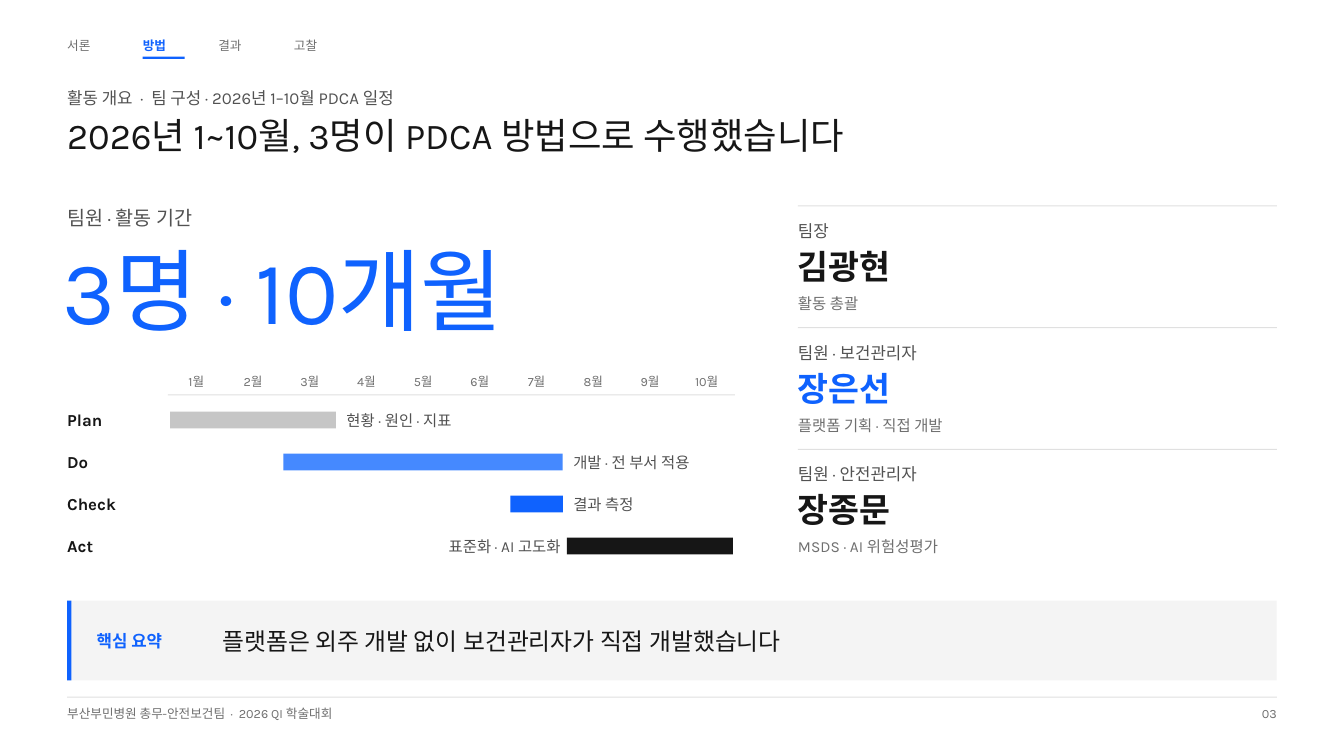
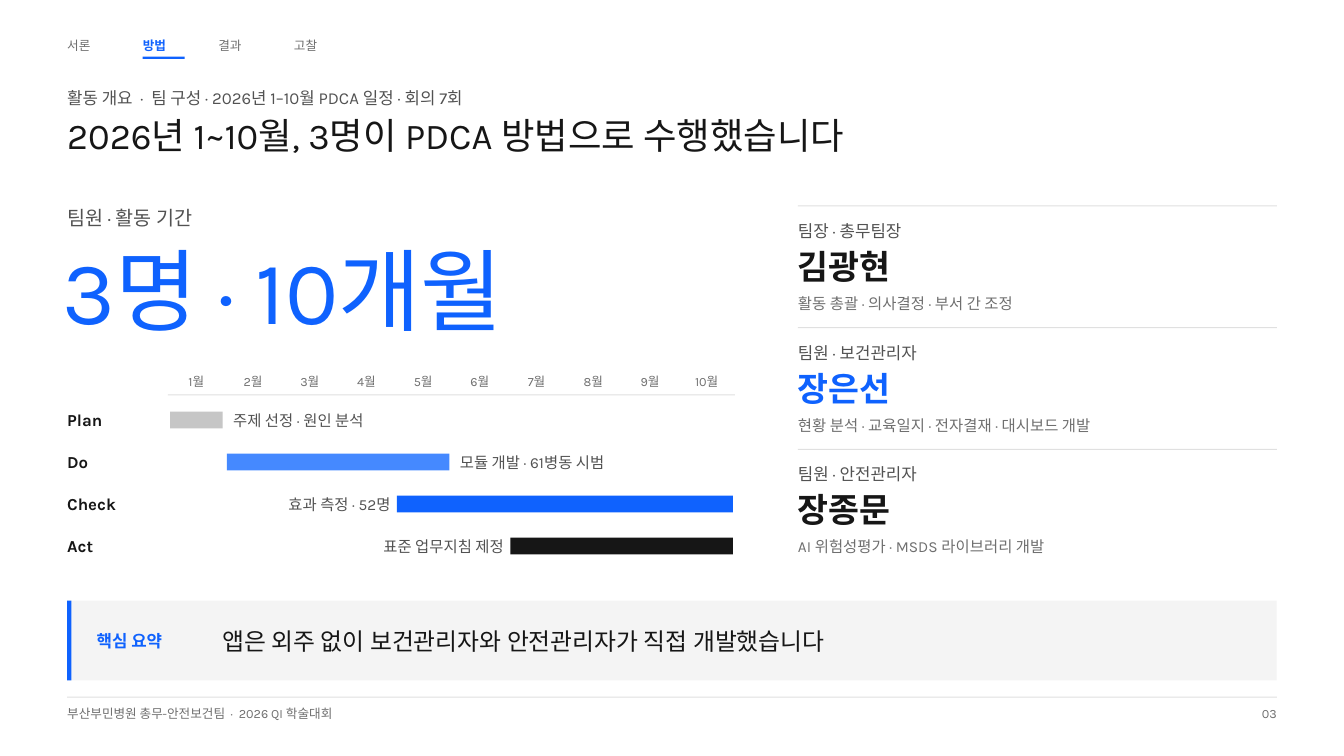
Before and after one commit to buminhealth/health, a slide deck: slide 3 of docs/QI_학술대회_발표_B.pptx. Drawn at 1344x756 pixels with LibreOffice and Linux fonts; fonts in the diff are those of the drawing. Boxes give left, top, right and bottom in pixels: in the first picture for what was removed or moved away, otherwise in the second. Text is boxed around its words. In the diff, an @@ line names an element or a change of style, - is before the commit and + after.

```diff
--- a/docs/QI_학술대회_발표_B.pptx
+++ b/docs/QI_학술대회_발표_B.pptx
@@ text at (x1=67, y1=90, x2=462, y2=106): text changed @@
-활동 개요 · 팀 구성 · 2026년 1–10월 PDCA 일정
+활동 개요 · 팀 구성 · 2026년 1–10월 PDCA 일정 · 회의 7회
@@ text at (x1=798, y1=223, x2=902, y2=239): text changed @@
-팀장
+팀장 · 총무팀장
@@ text at (x1=798, y1=296, x2=1012, y2=310): text changed @@
-활동 총괄
+활동 총괄 · 의사결정 · 부서 간 조정
@@ rectangle resized from (x1=170, y1=411, x2=337, y2=429) to (x1=170, y1=411, x2=223, y2=429) @@
@@ text at (x1=233, y1=413, x2=363, y2=427): text changed @@
-현황 · 원인 · 지표
+주제 선정 · 원인 분석
@@ text at (x1=798, y1=418, x2=1090, y2=432): text changed @@
-플랫폼 기획 · 직접 개발
+현황 분석 · 교육일지 · 전자결재 · 대시보드 개발
@@ rectangle resized from (x1=283, y1=454, x2=563, y2=471) to (x1=227, y1=454, x2=450, y2=471) @@
@@ text at (x1=460, y1=455, x2=604, y2=469): text changed @@
-개발 · 전 부서 적용
+모듈 개발 · 61병동 시범
@@ text at (x1=288, y1=497, x2=391, y2=511): text changed @@
-결과 측정
+효과 측정 · 52명
@@ rectangle resized from (x1=510, y1=496, x2=563, y2=513) to (x1=397, y1=496, x2=733, y2=513) @@
@@ text at (x1=383, y1=539, x2=503, y2=553): text changed @@
-표준화 · AI 고도화
+표준 업무지침 제정
@@ rectangle resized from (x1=567, y1=537, x2=733, y2=555) to (x1=510, y1=537, x2=733, y2=555) @@
@@ text at (x1=798, y1=539, x2=1044, y2=553): text changed @@
-MSDS · AI 위험성평가
+AI 위험성평가 · MSDS 라이브러리 개발
@@ text at (x1=223, y1=630, x2=825, y2=652): text changed @@
-플랫폼은 외주 개발 없이 보건관리자가 직접 개발했습니다
+앱은 외주 없이 보건관리자와 안전관리자가 직접 개발했습니다
```
Also in this commit, not shown: 12 other slides changed, 5 other files.
